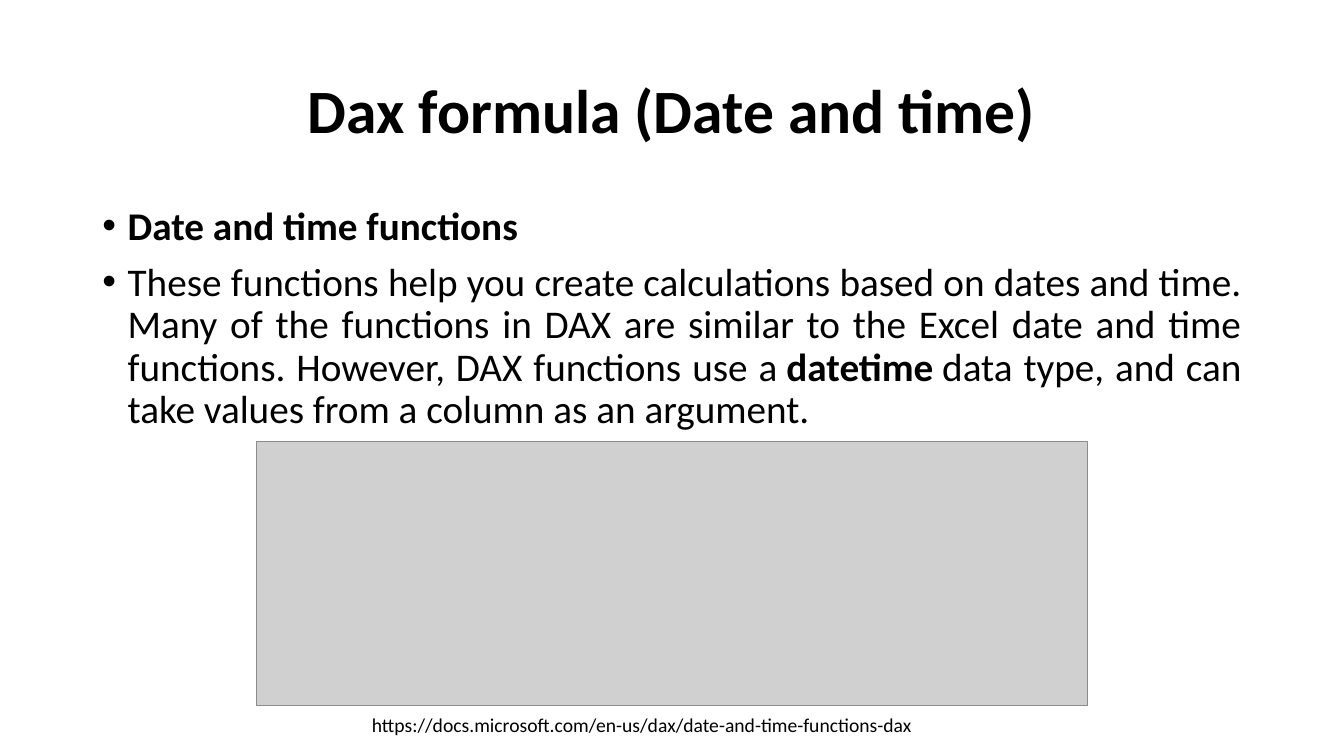
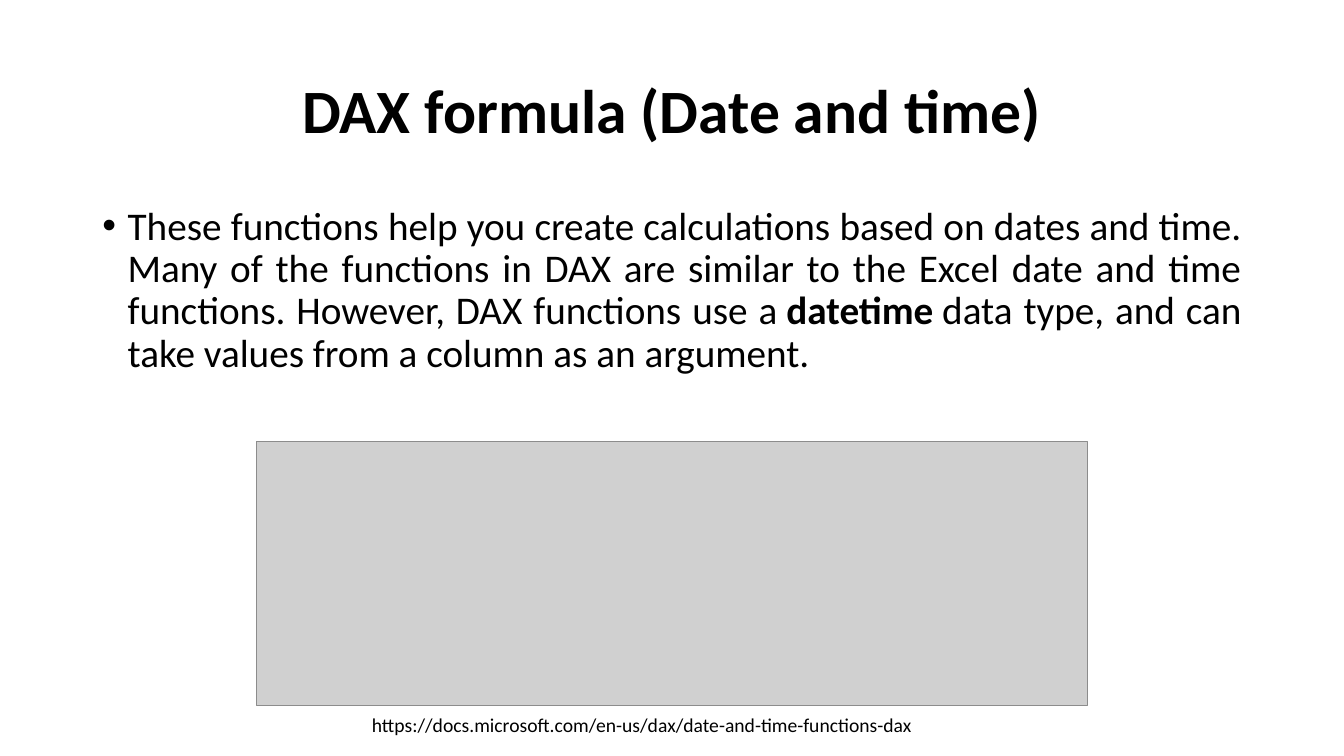
Before and after one commit to kimteespk/DADS5001-Data-Analytics-and-Data-Science-Tools-and-Programming, a slide deck: slide 10 of 13-Power-BI-Dax/DSTools-Power-BI-Dax.pptx. Drawn at 1344x756 pixels with LibreOffice and Linux fonts; fonts in the diff are those of the drawing; grey boxes stand for pictures. Boxes give left, top, right and bottom in pixels: in the first picture for what was removed or moved away, otherwise in the second. Text is boxed around its words. In the diff, an @@ line names an element or a change of style, - is before the commit and + after.

```diff
--- a/13-Power-BI-Dax/DSTools-Power-BI-Dax.pptx
+++ b/13-Power-BI-Dax/DSTools-Power-BI-Dax.pptx
@@ title at (302, 87, 1040, 142): text changed @@
-Dax formula (Date and time)
+DAX formula (Date and time)
@@ text at (128, 212, 517, 241): paragraph removed @@
-• Date and time functions
```
Also in this commit, not shown: 9 other slides changed, 1 slide added.
